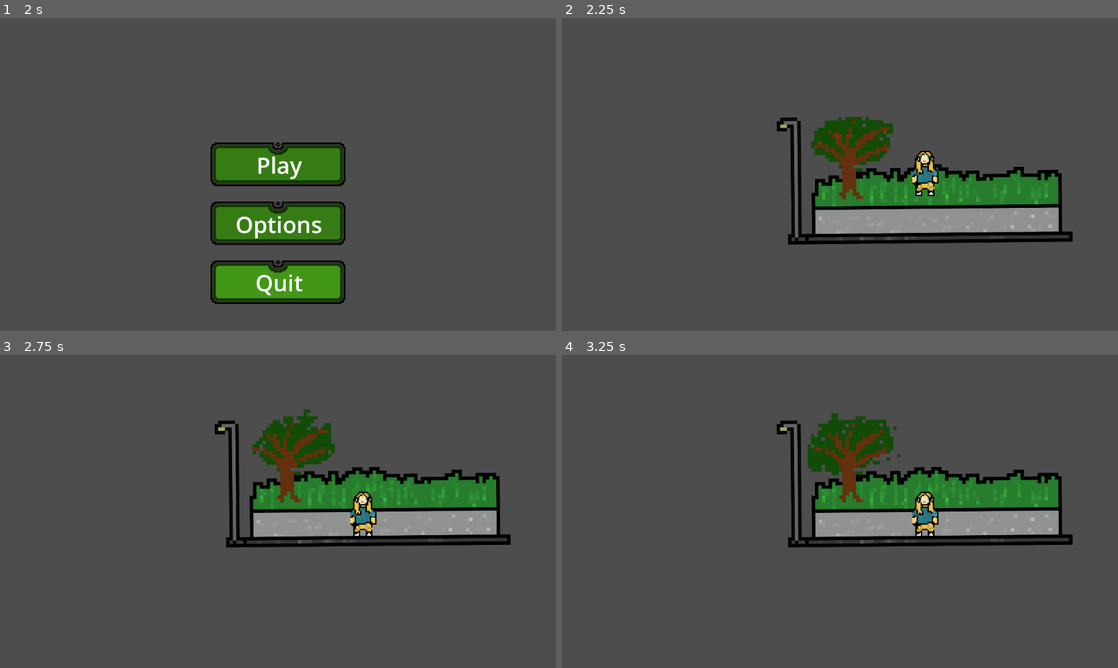
Above: before the commit, frames 1-4 (two rows, left to right).
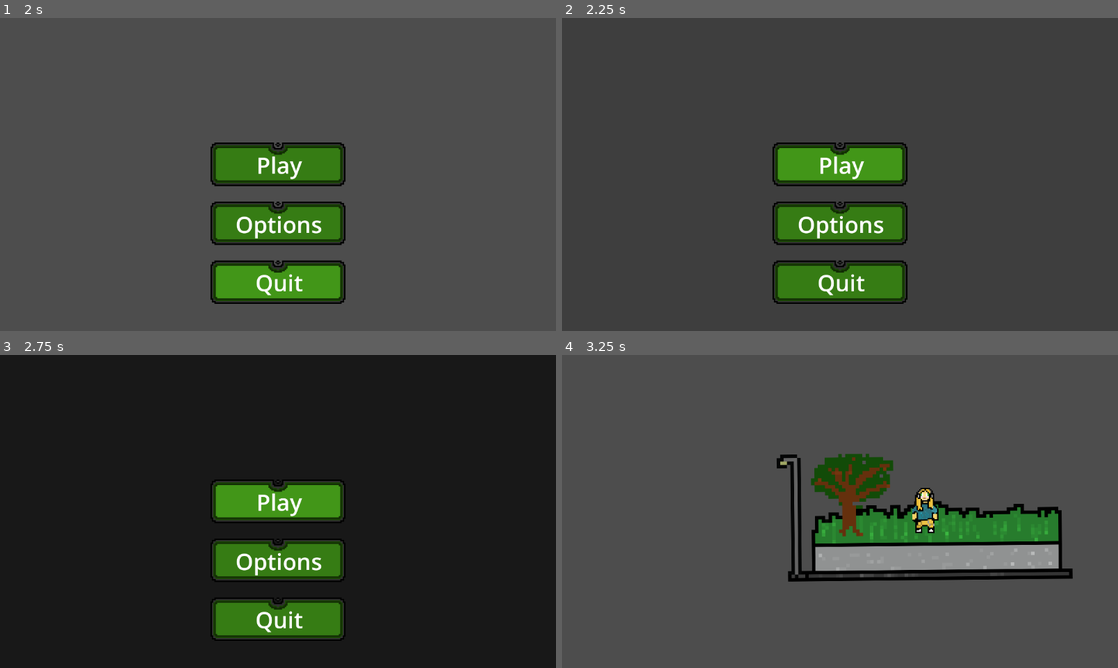
Above: after the commit, the same moments.

Repository: TalesMarc/AngelaCultoRepository
Game: Godot game, scene res://inicio.tscn
Two runs of this game, one before a commit and one after it. Both use one fixed random seed, a clock stepped at 60 frames per second and the inputs below. The engine's default icon, where the game draws it, is replaced by a stand-in: a white triangle on a blue panel in a dark square.
Inputs (mouse positions are in pixels of both pictures, inside the frame that each line leads up to):
- Up to frame 1 (2 s): click "Options" at 0.5 s; click "Back" at 1.25 s
- Up to frame 2 (2.25 s): click "Play" at 2 s
- Up to frame 3 (2.75 s): no input
- Up to frame 4 (3.25 s): click (840, 502) at 2.75 s, where only the run after the commit has a clickable "Play"

Frame 1 is identical in both runs. In frame 2, 18% of the frame differs, in the area x 37-92%, y 31-92%; in frame 3, 97%, in the area x 0-100%, y 0-100%; in frame 4, 17%.
Error after the commit: Invalid access to property or key 'modulate' on a base object of type 'null instance'. (res://inicio.gd:8)

Commit message:
Atualização manual - 2025-05-17 08:39:26

Diff:
--- a/inicio.gd
+++ b/inicio.gd
@@ -1,6 +1,14 @@
 extends Control
 
 @onready var pause_menu = $PauseMenu
+@onready var fade_rect = $FadeRect
+
+func _ready():
+	# Garante que o FadeRect comece invisível
+	var c = fade_rect.modulate
+	c.a = 0.0
+	fade_rect.modulate = c
+	fade_rect.visible = true
 
 func _input(event):
 	if event.is_action_pressed("Menu_Game"):
@@ -33,4 +41,14 @@
 	get_tree().change_scene_to_file("res://configuracoes.tscn")
 
 func _on_texture_button_3_pressed() -> void:
+	await fade_out()
 	get_tree().change_scene_to_file("res://node_2d.tscn")
+
+func fade_out() -> void:
+	var tween = create_tween()
+	tween.tween_property(fade_rect, "modulate:a", 1.0, 1.0)
+	await tween.finished
+
+
+func _on_sair_button_pressed() -> void:
+	get_tree().quit()
--- a/inicio.tscn
+++ b/inicio.tscn
@@ -14,6 +14,12 @@
 grow_vertical = 2
 script = ExtResource("1_yogrx")
 
+[node name="FadeRect" type="ColorRect" parent="."]
+modulate = Color(0, 0, 0, 1)
+layout_mode = 0
+offset_right = 1188.0
+offset_bottom = 674.0
+
 [node name="sair_button" type="TextureButton" parent="."]
 layout_mode = 0
 offset_left = 436.0
@@ -23,7 +29,6 @@
 scale = Vector2(0.7, 0.7)
 texture_normal = ExtResource("2_htw3k")
 texture_hover = ExtResource("3_x8a4r")
-script = ExtResource("1_yogrx")
 
 [node name="Label" type="Label" parent="sair_button"]
 layout_mode = 0
@@ -75,6 +80,6 @@
 theme_override_font_sizes/font_size = 84
 text = "Play"
 
-[connection signal="pressed" from="sair_button" to="sair_button" method="_on_pressed"]
+[connection signal="pressed" from="sair_button" to="." method="_on_sair_button_pressed"]
 [connection signal="pressed" from="TextureButton2" to="." method="_on_texture_button_2_pressed"]
 [connection signal="pressed" from="TextureButton3" to="." method="_on_texture_button_3_pressed"]
